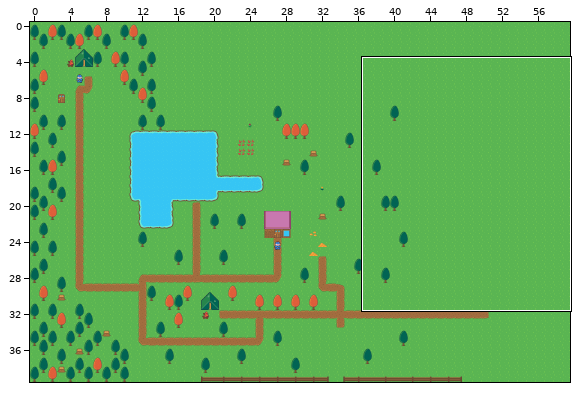
Tiled map (JSON), stored at assets/home.tmj. Above: a wide view before the commit, with the close-up outlined.
Close-up. As it was:
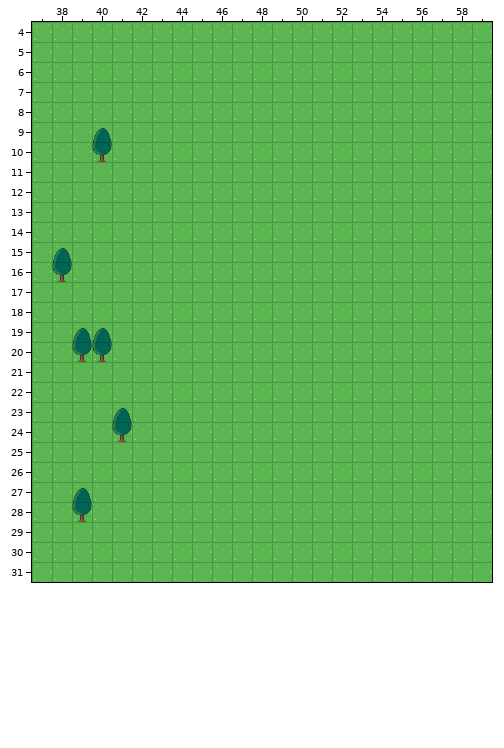
Cells are 32x32 px. Shown: x 37..59, y 4..31.
Now the later version:
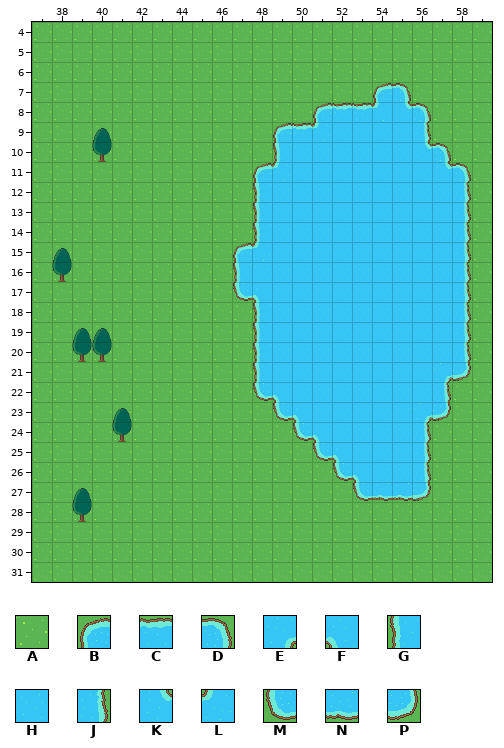
Key: from "map_tiles": A 0, B 4, C 5, D 6, E 10, F 11, G 12, H 13, J 14, K 18, L 19, M 20, N 21, P 22.
_ is an empty cell, . an unchanged one.
Difference:
--- layer "background"
@@ x 47..58 @@
- 7 .......AA...
- 8 ....AAAAAA..
- 9 ..AAAAAAAA..
-10 ..AAAAAAAAA.
-11 .AAAAAAAAAAA
-12 .AAAAAAAAAAA
-13 .AAAAAAAAAAA
-14 .AAAAAAAAAAA
-15 AAAAAAAAAAAA
-16 AAAAAAAAAAAA
-17 AAAAAAAAAAAA
-18 .AAAAAAAAAAA
-19 .AAAAAAAAAAA
-20 .AAAAAAAAAAA
-21 .AAAAAAAAAAA
-22 .AAAAAAAAAA.
-23 ..AAAAAAAAA.
-24 ...AAAAAAA..
-25 ....AAAAAA..
-26 .....AAAAA..
-27 ......AAAA..
+ 7 .......BD...
+ 8 ....BCCLKD..
+ 9 ..BCLHHHHJ..
+10 ..GHHHHHHKD.
+11 .BLHHHHHHHKD
+12 .GHHHHHHHHHJ
+13 .GHHHHHHHHHJ
+14 .GHHHHHHHHHJ
+15 BLHHHHHHHHHJ
+16 GHHHHHHHHHHJ
+17 MFHHHHHHHHHJ
+18 .GHHHHHHHHHJ
+19 .GHHHHHHHHHJ
+20 .GHHHHHHHHHJ
+21 .GHHHHHHHHEP
+22 .MFHHHHHHHJ.
+23 ..MFHHHHHEP.
+24 ...MFHHHHJ..
+25 ....MFHHHJ..
+26 .....MFHHJ..
+27 ......MNNP..
